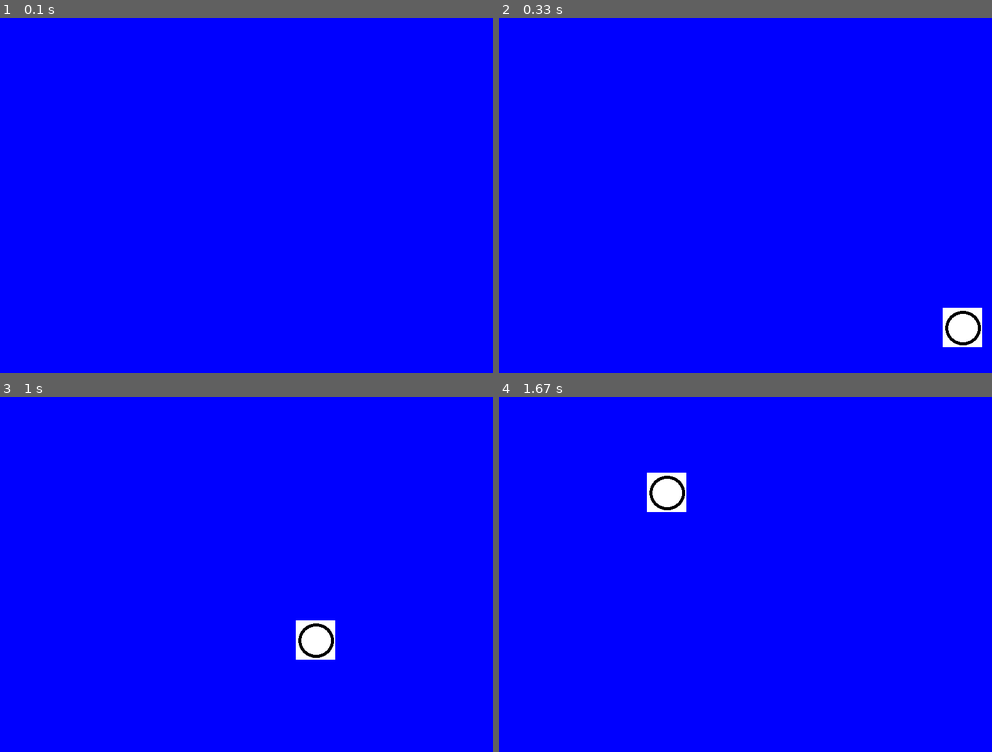
Above: before the commit, frames 1-4 (two rows, left to right).
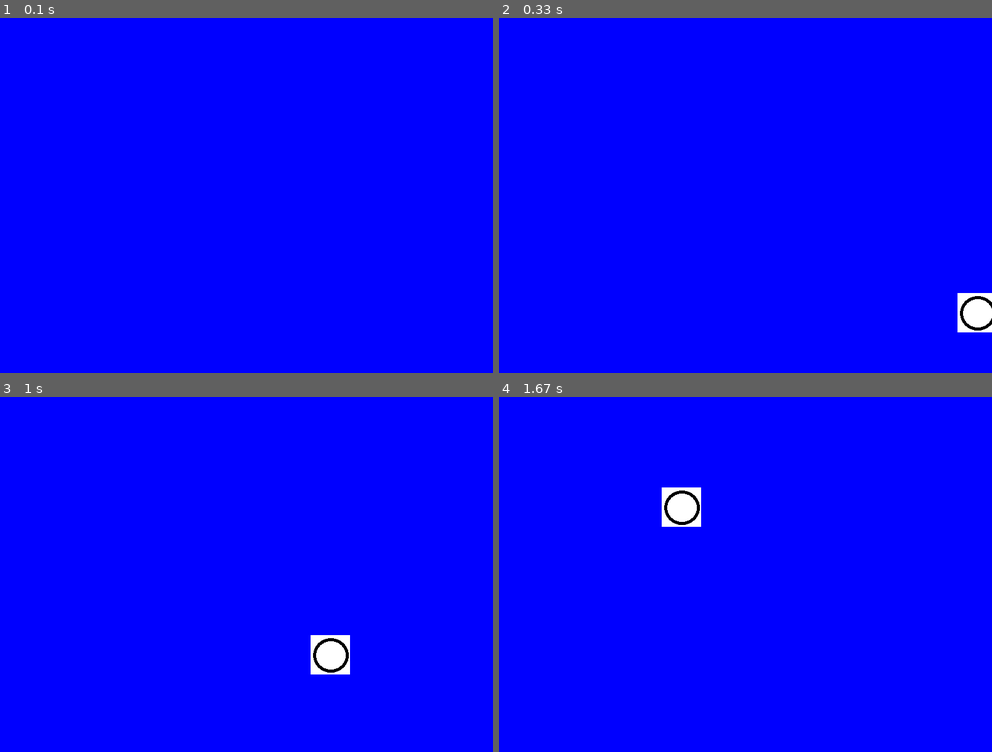
Above: after the commit, the same moments.

Repository: shavhp/WP1-CHILLASHOOTS
Game: pygame game, started from Eerste_week_oefenen1/stepbystep.py
The game is run twice, just before and just after one commit, with the same random seed, the same clock (stepped at 60 frames per second) and the same inputs.
Inputs:
- Up to frame 1 (0.1 s): no input
- Up to frame 2 (0.33 s): no input
- Up to frame 3 (1 s): no input
- Up to frame 4 (1.67 s): no input

Frame 1 is identical in both runs. In frame 2, 1.1% of the frame differs, in the area x 90-100%, y 77-93%; in frame 3, 1.2%, in the area x 60-71%, y 62-79%; in frame 4, 1.2%.

Commit message:
Update: Added the PyGame Clock function.

Diff:
--- a/Eerste_week_oefenen1/stepbystep.py
+++ b/Eerste_week_oefenen1/stepbystep.py
@@ -1,7 +1,6 @@
 # Importing and initializing PyGame resources and a randomizer module
 import pygame
 from enemy import DummyEnemy
-import random
 
 pygame.init()
 
@@ -16,6 +15,10 @@
 pygame.display.set_caption("Test enemy")
 icon = pygame.image.load("../images/chinchilla_icon_sha.png")
 pygame.display.set_icon(icon)
+
+# Clock and speed
+GAME_SPEED = 60
+clock = pygame.time.Clock()
 
 
 # The game looping until the program is exited
@@ -54,5 +57,8 @@
     # Items that are drawn must be before this command in order to show up on the display
     pygame.display.flip()
 
+    # Clock ticking to the game speed
+    clock.tick(GAME_SPEED)
+
 # When the program quits, this text will be printed before termination
 print("Program Terminated")
